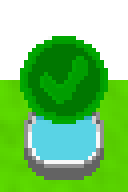
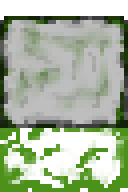
The second 128 × 192 image is a revision of the first. Changes to its layers:
removed layer "Pasted Layer" over [20, 36, 108, 124]
hid "Layer", painted on it over [20, 36, 108, 124]
hid "Well #1" over [28, 104, 100, 164]
hid "Well" over [24, 36, 104, 180]
added layer "Stone Moss" (multiply, 90%) above "Stone Top" over [0, 16, 128, 192]
added layer "Stone Top" above "Stone" over [0, 16, 128, 128]
hid "Background" over [0, 80, 128, 192]
